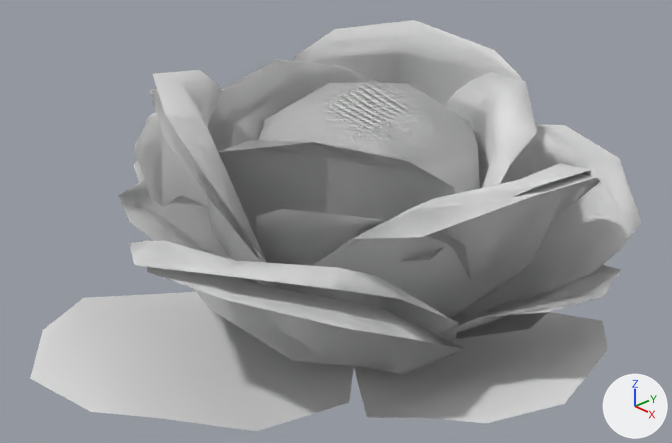
Before and after pictures for a commit that changed the Blender file plant_cabbage.blend.
One viewpoint serves both versions: a 50 mm camera at (0.717, -0.72, 0.613) aimed at (-0.002, -0.048, 0.141). The lights are fixed; the arrows at lower right show +X, +Y and +Z. Materials are left out; every surface is plain grey.

Script lines for the objects in view, before the commit:
```python
me_scene_001 = bpy.data.meshes.new('Scene.001')
me_scene_001.from_pydata(...)  # 528 vertices, 746 faces; spans x -32.2..32.2, y -4.0..31.9, z -31.4..40.7
me_scene_001.materials.append(mat_plant_cabbage_001)
me_scene_002 = bpy.data.meshes.new('Scene.002')
me_scene_002.from_pydata(...)  # 489 vertices, 704 faces; spans x -30.0..27.0, y -2.0..31.9, z -29.3..30.7
me_scene_002.materials.append(mat_plant_cabbage_002)
me_scene_003 = bpy.data.meshes.new('Scene.003')
me_scene_003.from_pydata(...)  # 233 vertices, 252 faces; spans x -26.7..31.4, y -0.4..24.4, z -22.7..25.1
me_scene_003.materials.append(mat_plant_cabbage_003)
me_scene_004 = bpy.data.meshes.new('Scene.004')
me_scene_004.from_pydata(...)  # 67 vertices, 78 faces; spans x -23.4..19.7, y 0.0..19.0, z -14.9..13.4
me_scene_004.materials.append(mat_plant_cabbage_004)
ob_plant_cabbage_s1 = bpy.data.objects.new('plant_cabbage_S1', me_scene_004)
ob_plant_cabbage_s1.location = (0.0, 0.0, 0.0)
ob_plant_cabbage_s1.rotation_euler = (1.571, 0.0, 0.0)  # degrees (90, 0, 0)
ob_plant_cabbage_s1.scale = (0.01, 0.01, 0.01)
ob_plant_cabbage_s2 = bpy.data.objects.new('plant_cabbage_S2', me_scene_003)
ob_plant_cabbage_s2.location = (0.0, 0.0, 0.0)
ob_plant_cabbage_s2.rotation_euler = (1.571, 0.0, 0.0)  # degrees (90, 0, 0)
ob_plant_cabbage_s2.scale = (0.01, 0.01, 0.01)
ob_plant_cabbage_s3 = bpy.data.objects.new('plant_cabbage_S3', me_scene_002)
ob_plant_cabbage_s3.location = (0.0, 0.0, 0.0)
ob_plant_cabbage_s3.rotation_euler = (1.571, 0.0, 0.0)  # degrees (90, 0, 0)
ob_plant_cabbage_s3.scale = (0.01, 0.01, 0.01)
ob_plant_cabbage_s4 = bpy.data.objects.new('plant_cabbage_S4', me_scene_001)
ob_plant_cabbage_s4.location = (0.0, 0.0, 0.0)
ob_plant_cabbage_s4.rotation_euler = (1.571, 0.0, 0.0)  # degrees (90, 0, 0)
ob_plant_cabbage_s4.scale = (0.01, 0.01, 0.01)
```
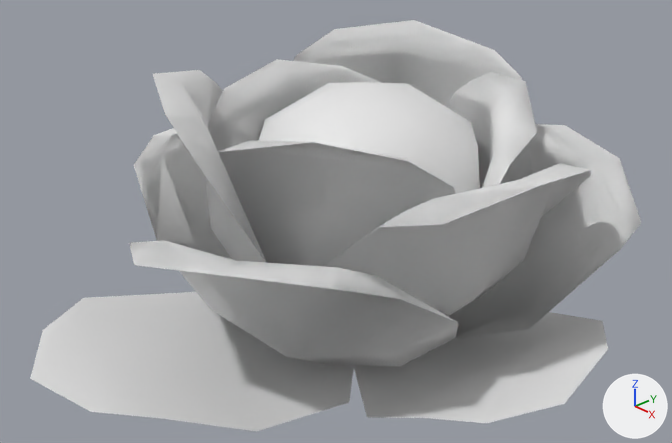
What differs and where, as boxes (x1, y1, x2, y2) in the pictures (672 x 443 px):
'plant_cabbage_S3', hidden: before (134, 21, 640, 375)
'plant_cabbage_S2', hidden: before (119, 180, 620, 336)
'plant_cabbage_S1', hidden: before (403, 247, 445, 261)

The change in detail:
Object 'plant_cabbage_S3' (ob_plant_cabbage_s3) is now hidden.
Object 'plant_cabbage_S2' (ob_plant_cabbage_s2) is now hidden.
Object 'plant_cabbage_S1' (ob_plant_cabbage_s1) is now hidden.
